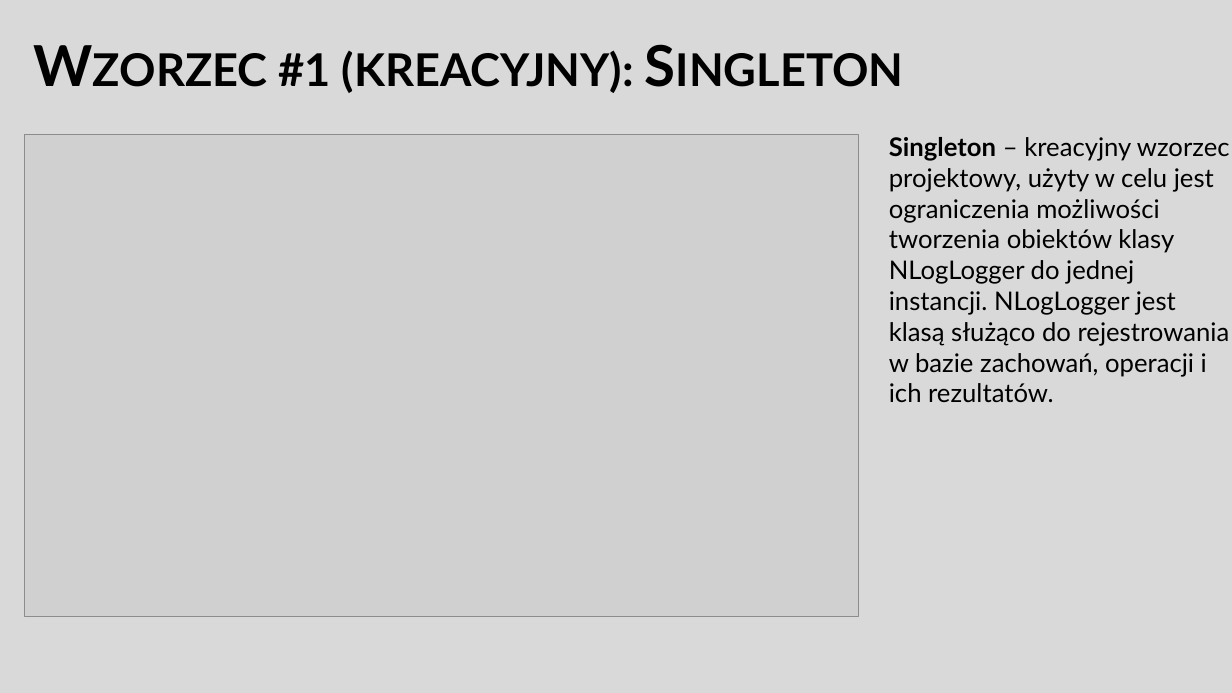
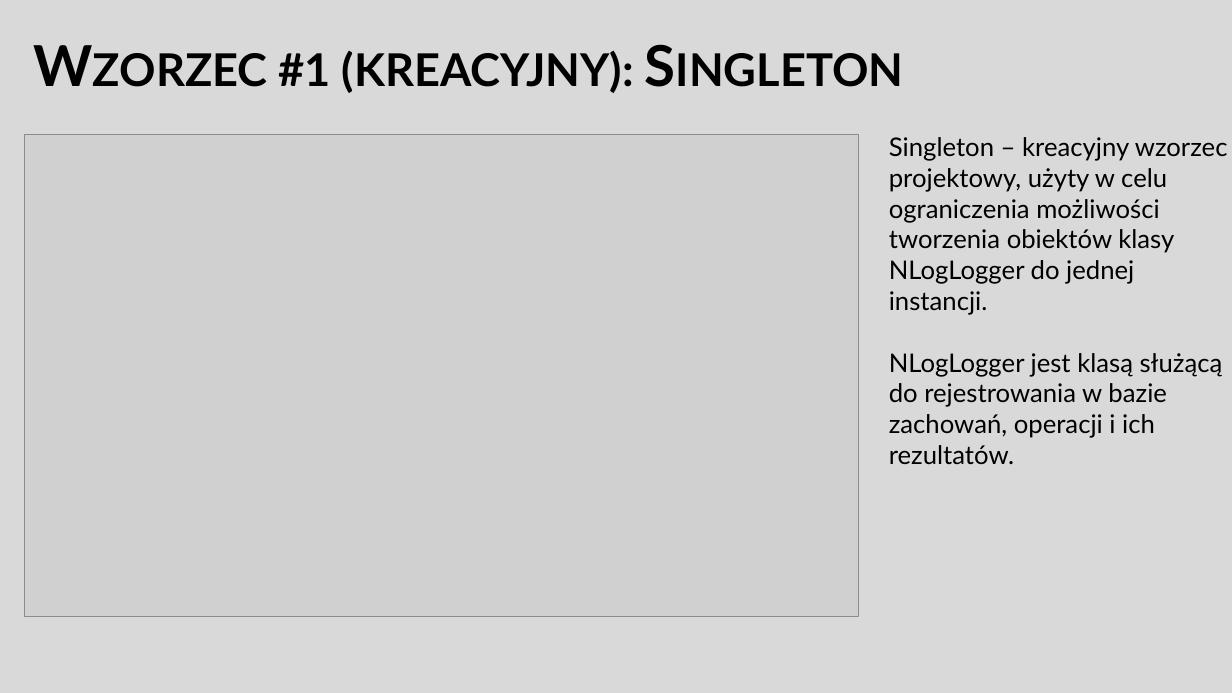
Before and after one commit to adambajguz/MusicPlayer, a slide deck: slide 6 of Documentation - PL/ZTP Dokumentation.pptx. Drawn at 1232x693 pixels with LibreOffice and Linux fonts; fonts in the diff are those of the drawing; grey boxes stand for pictures. Boxes give left, top, right and bottom in pixels: in the first picture for what was removed or moved away, otherwise in the second. Text is boxed around its words. In the diff, an @@ line names an element or a change of style, - is before the commit and + after.

```diff
--- a/Documentation - PL/ZTP Dokumentation.pptx
+++ b/Documentation - PL/ZTP Dokumentation.pptx
@@ text at box(889, 137, 1228, 464): text changed @@
-Singleton – kreacyjny wzorzec projektowy, użyty w celu jest ograniczenia możliwości tworzenia obiektów klasy NLogLogger do jednej instancji. NLogLogger jest klasą służąco do rejestrowania w bazie zachowań, operacji i ich rezultatów.
+Singleton – kreacyjny wzorzec projektowy, użyty w celu ograniczenia możliwości tworzenia obiektów klasy NLogLogger do jednej instancji.
+NLogLogger jest klasą służącą do rejestrowania w bazie zachowań, operacji i ich rezultatów.
```
Also in this commit, not shown: 7 other slides changed, 4 other files.
